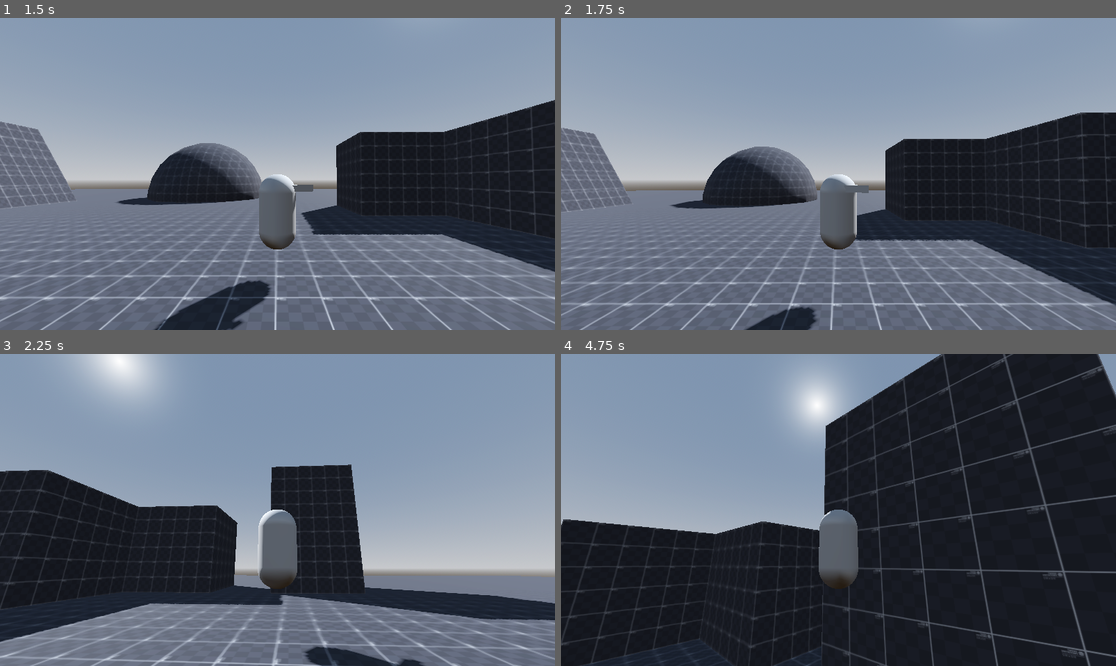
Above: before the commit, frames 1-4 (two rows, left to right).
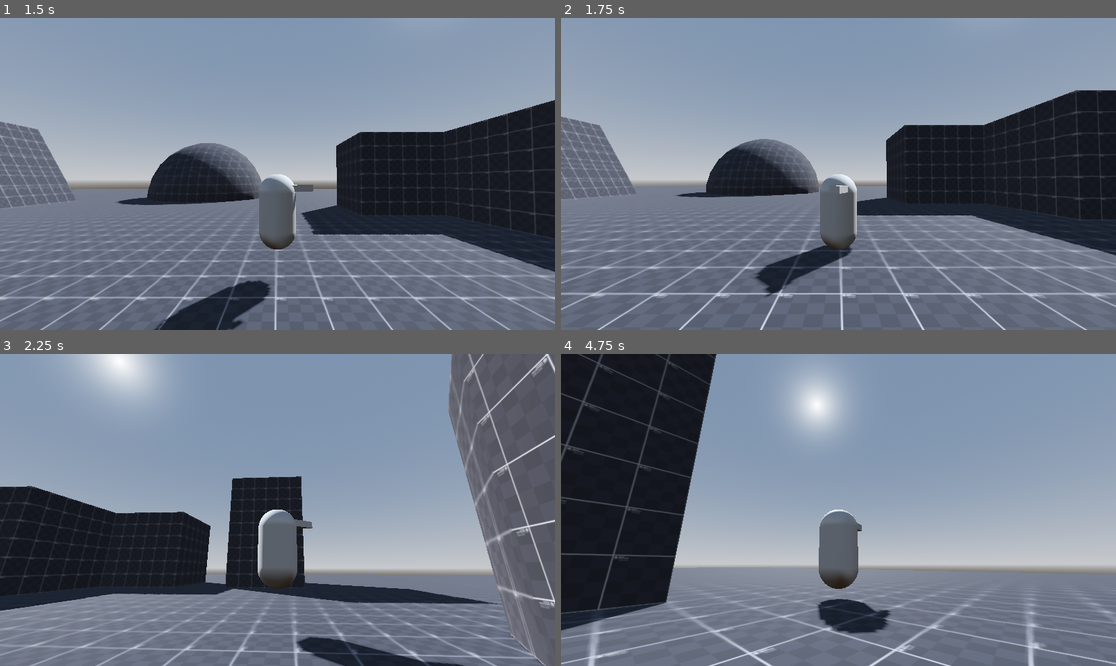
Above: after the commit, the same moments.

Repository: freddder/MountainGame
Game: Godot game, scene res://main_level.tscn
The game is run twice, just before and just after one commit, with the same random seed, the same clock (stepped at 60 frames per second) and the same inputs.
Inputs (mouse positions are in pixels of both pictures, inside the frame that each line leads up to):
- Up to frame 1 (1.5 s): tap Enter at 0.5 s; move the mouse to (399, 158) at 0.52 s; hold D (move_right) 0.53-1.28 s; hold Space (jump) 0.53-1.28 s; move the mouse to (166, 189) at 1.27 s; hold S (move_back) from 1.28 s (still down); click (166, 189) at 1.35 s
- Up to frame 2 (1.75 s): keep holding S (move_back); tap Space (jump) at 1.52, 1.55 s
- Up to frame 3 (2.25 s): tap Space (jump) at 1.82 s; move the mouse to (288, 503) at 2.02 s; release S (move_back) at 2.03 s; hold W (move_forward) from 2.03 s (still down); hold Space (jump) from 2.03 s (still down)
- Up to frame 4 (4.75 s): keep holding W (move_forward); move the mouse to (832, 516) at 2.77 s; release Space (jump) at 2.78 s; click (832, 516) at 2.85 s; tap Space (jump) at 3.02, 3.05, 3.32, 4.52, 4.55 s; move the mouse to (877, 513) at 3.52 s; hold Space (jump) 3.53-4.28 s; move the mouse to (794, 506) at 4.27 s; click (794, 506) at 4.35 s

Frame 1 is identical in both runs. In frame 2, 18% of the frame differs, in the area x 0-100%, y 23-100%; in frame 3, 30%; in frame 4, 77%, in the area x 0-100%, y 0-100%.

Commit message:
Added gliding

Diff:
--- a/Player/player.gd
+++ b/Player/player.gd
@@ -73,7 +73,7 @@
 	var best_collision = null
 	for i in get_slide_collision_count():
 		var collision = get_slide_collision(i)
-		if collision.get_angle() < deg_to_rad(50):
+		if collision.get_angle() < deg_to_rad(46):
 			continue
 
 		var input_dir = get_input_dir()
--- a/Player/player_airborne.gd
+++ b/Player/player_airborne.gd
@@ -4,15 +4,28 @@
 @export_group("Movement")
 @export var fall_acceleration: float = 45.0
 @export var max_fall_speed: float = 75.0
+@export_group("Glide")
+@export var glide_fall_speed: float = 4.0
+@export var glide_horizontal_speed: float = 10.0
+@export var glide_horizontal_acceleration: float = 2.0
+@export var glide_turn_acceleration: float = 1.0
+var is_gliding: bool = false
+var glide_turn_speed: float = 0.0
+var is_glide_action_buffer: bool = false
+var glide_action_buffer_timer: float = 0.3
 
 @onready var body: Player = $"../.."
 @onready var mesh: Node3D = $"../../Mesh"
+@onready var camera_target: Node3D = $"../../CameraTarget"
+
 
 func enter():
 	pass
 
 func exit():
-	pass
+	is_gliding = false
+	is_glide_action_buffer = false
+	reset_glide_action_buffer()
 
 func update(delta: float):
 	pass
@@ -27,12 +40,40 @@
 		ChangeState.emit("climb")
 		return
 
-	var vertical_velocity = 0.0
-	vertical_velocity = body.velocity.y + -(fall_acceleration * delta)
-	vertical_velocity = clamp(vertical_velocity, -max_fall_speed, max_fall_speed)
+	if body.velocity.y < 0.0 and (Input.is_action_just_pressed("jump") or is_glide_action_buffer):
+		is_gliding = !is_gliding
+		reset_glide_action_buffer()
+	elif Input.is_action_just_pressed("jump") and !is_glide_action_buffer:
+		is_glide_action_buffer = true
 
-	body.velocity.y = vertical_velocity
+	if is_glide_action_buffer:
+		glide_action_buffer_timer -= delta
+		if glide_action_buffer_timer <= 0.0:
+			reset_glide_action_buffer()
 
-	#var look_pos = body.global_position + body.velocity
-	#look_pos.y = body.global_position.y
-	#mesh.look_at(look_pos)
+	var vel = body.velocity
+	if is_gliding:
+		var input_direction = body.get_input_dir()
+		var target_horizontal_velocity = Vector3.ZERO
+		var curr_horizontal_velocity = body.velocity
+		curr_horizontal_velocity.y = 0
+		if input_direction != Vector2.ZERO:
+			target_horizontal_velocity = camera_target.transform.basis.z * input_direction.y + camera_target.transform.basis.x * input_direction.x
+			target_horizontal_velocity.y = 0
+			target_horizontal_velocity = target_horizontal_velocity.normalized() * glide_horizontal_speed
+
+			var look_angle = atan2(-target_horizontal_velocity.x, -target_horizontal_velocity.z)
+			mesh.rotation.y = lerp_angle(mesh.rotation.y, look_angle, glide_turn_acceleration * delta)
+
+		vel = curr_horizontal_velocity.lerp(target_horizontal_velocity, glide_horizontal_acceleration * delta)
+		vel.y = body.velocity.y + -(fall_acceleration * delta)
+		vel.y = clamp(vel.y, -glide_fall_speed, glide_fall_speed)
+	else:
+		vel.y = body.velocity.y + -(fall_acceleration * delta)
+		vel.y = clamp(vel.y, -max_fall_speed, max_fall_speed)
+
+	body.velocity = vel
+
+func reset_glide_action_buffer():
+	is_glide_action_buffer = false
+	glide_action_buffer_timer = 0.3
--- a/Player/player_climb.gd
+++ b/Player/player_climb.gd
@@ -18,6 +18,8 @@
 func exit():
 	is_jumping = false
 	debug_sphere.global_position = body.global_position
+	mesh.global_rotation.x = 0.0
+	collision_shape.global_rotation.x = 0.0
 
 func update(delta: float):
 	pass
